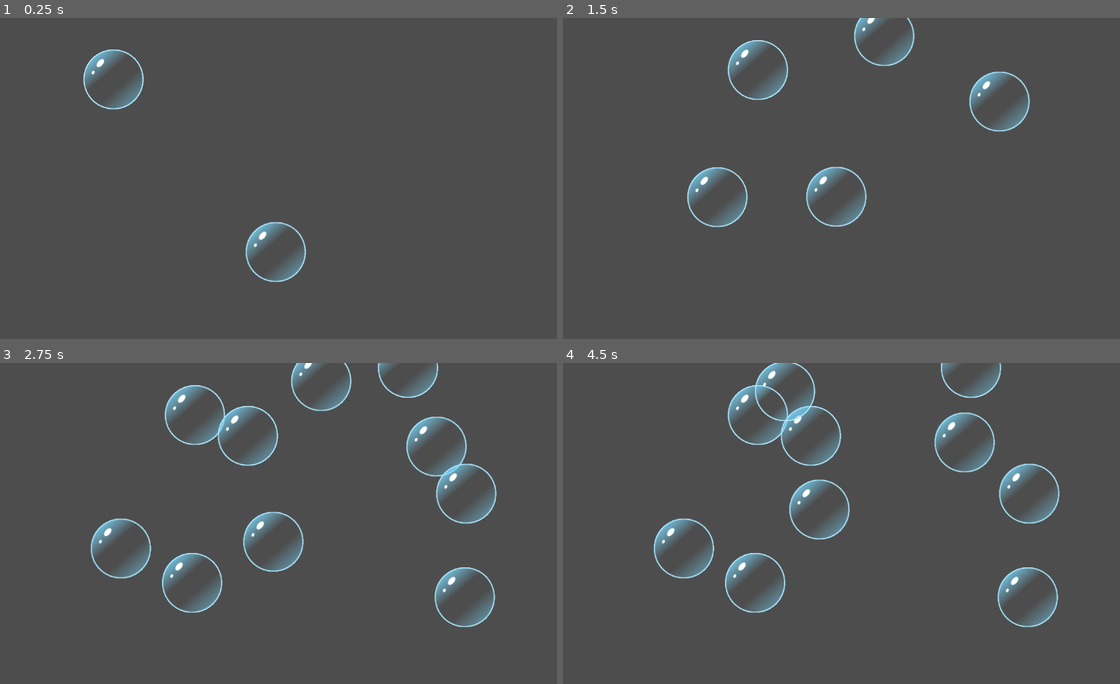
Above: before the commit, frames 1-4 (two rows, left to right).
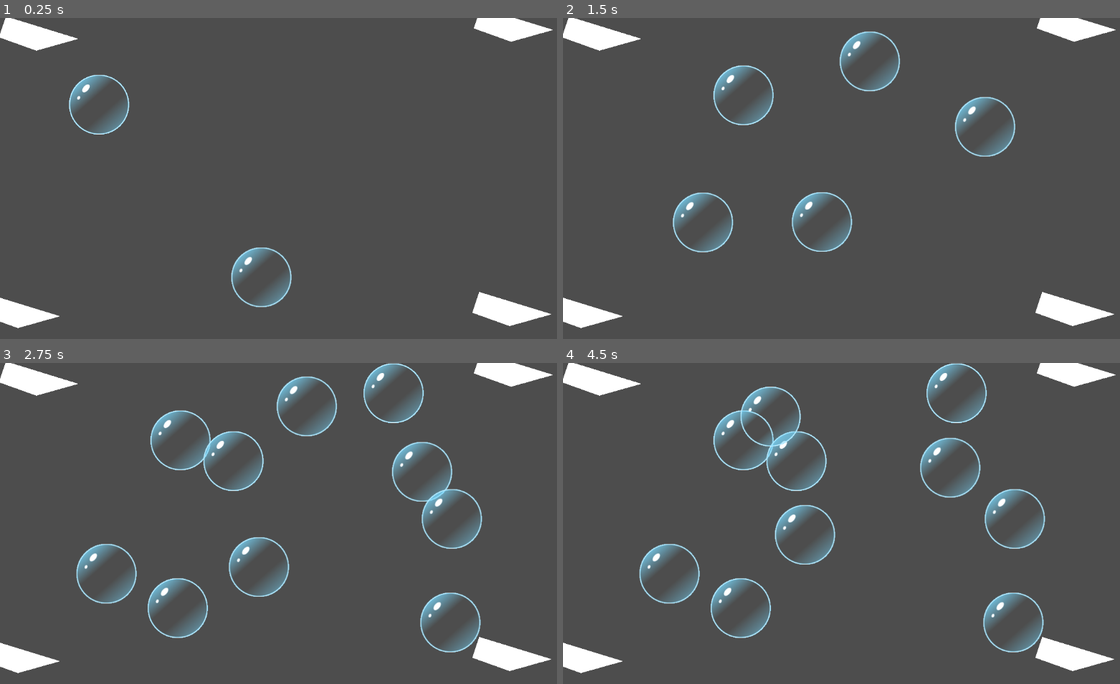
Above: after the commit, the same moments.

Repository: pkasprzyk/ggj2025
Game: Godot game, scene res://main.tscn
Two runs of this game, one before a commit and one after it. Both use one fixed random seed, a clock stepped at 60 frames per second and the inputs below.
Inputs (mouse positions are in pixels of both pictures, inside the frame that each line leads up to):
- Up to frame 1 (0.25 s): no input
- Up to frame 2 (1.5 s): move the mouse to (841, 252) at 0.52 s; click (841, 252) at 0.67 s; move the mouse to (674, 78) at 1.27 s; click (674, 78) at 1.42 s
- Up to frame 3 (2.75 s): move the mouse to (155, 542) at 2.02 s; click (155, 542) at 2.17 s
- Up to frame 4 (4.5 s): move the mouse to (835, 542) at 2.77 s; click (835, 542) at 2.92 s; tap Enter at 3.5 s; move the mouse to (997, 446) at 3.52 s; click (997, 446) at 3.67 s; tap Space at 4.25 s; move the mouse to (886, 382) at 4.27 s; click (886, 382) at 4.42 s

The runs differ from the first frame. In frame 1, 5.6% of the frame differs, in the area x 0-100%, y 0-97%; in frame 2, 9.6%; in frame 3, 16%; in frame 4, 15%.

Commit message:
fix spawning offsets

Diff:
--- a/main.tscn
+++ b/main.tscn
@@ -8,4 +8,23 @@
 script = ExtResource("1_mmle3")
 
 [node name="BubbleSpawner" parent="." instance=ExtResource("2_n4osd")]
-position = Vector2(35, -4)
+position = Vector2(8, 48)
+
+[node name="Camera2D" type="Camera2D" parent="."]
+position = Vector2(54, 37)
+
+[node name="Polygon2D" type="Polygon2D" parent="."]
+position = Vector2(-538, -60)
+polygon = PackedVector2Array(28, -230, 174, -185, 89, -161, 14, -188)
+
+[node name="Polygon2D2" type="Polygon2D" parent="."]
+position = Vector2(417, -78)
+polygon = PackedVector2Array(28, -230, 174, -185, 89, -161, 14, -188)
+
+[node name="Polygon2D3" type="Polygon2D" parent="."]
+position = Vector2(414, 496)
+polygon = PackedVector2Array(28, -230, 174, -185, 89, -161, 14, -188)
+
+[node name="Polygon2D4" type="Polygon2D" parent="."]
+position = Vector2(-575, 500)
+polygon = PackedVector2Array(28, -230, 174, -185, 89, -161, 14, -188)
--- a/objects/bubble_spawner/bubble_spawner.gd
+++ b/objects/bubble_spawner/bubble_spawner.gd
@@ -12,18 +12,23 @@
 
 var active: bool = true
 var bubbles: int = 0
-@onready var spawn_extents: Rect2 = spawn_area.shape.get_rect()
+var spawn_start: Vector2
+var spawn_end: Vector2
+
+func _ready() -> void:
+	spawn_start = spawn_area.shape.get_rect().position
+	spawn_end = spawn_area.shape.get_rect().end
 
 
 func _gen_random_pos():
-	var x = randf_range(spawn_extents.position.x, spawn_extents.end.x)
-	var y = randf_range(spawn_extents.position.y, spawn_extents.end.y)
+	var x = randf_range(spawn_start.x, spawn_end.x)
+	var y = randf_range(spawn_start.y, spawn_end.y)
 	return Vector2(x, y)
 
 
 func _spawn_bubble() -> void:
 	var bubble_instance = bubble.instantiate()
-	bubble_instance.position = _gen_random_pos()
+	bubble_instance.global_position = _gen_random_pos()
 	bubble_instance.set_target(target.global_position)
 	bubble_instance.connect("tree_exiting", _on_bubble_destroyed)
 	add_child(bubble_instance)
--- a/objects/bubble_spawner/bubble_spawner.tscn
+++ b/objects/bubble_spawner/bubble_spawner.tscn
@@ -7,16 +7,14 @@
 size = Vector2(830.75, 552.75)
 
 [node name="BubbleSpawner" type="Area2D"]
-position = Vector2(-1, -2)
 script = ExtResource("1_xqyw5")
 bubble = ExtResource("2_liosr")
 
 [node name="SpawnArea" type="CollisionShape2D" parent="."]
-position = Vector2(508.625, 134.625)
 shape = SubResource("RectangleShape2D_pi0ja")
 
 [node name="Target" type="Marker2D" parent="."]
-position = Vector2(182, 0)
+position = Vector2(626, 0)
 
 [node name="SpawnTimer" type="Timer" parent="."]
 wait_time = 0.2
